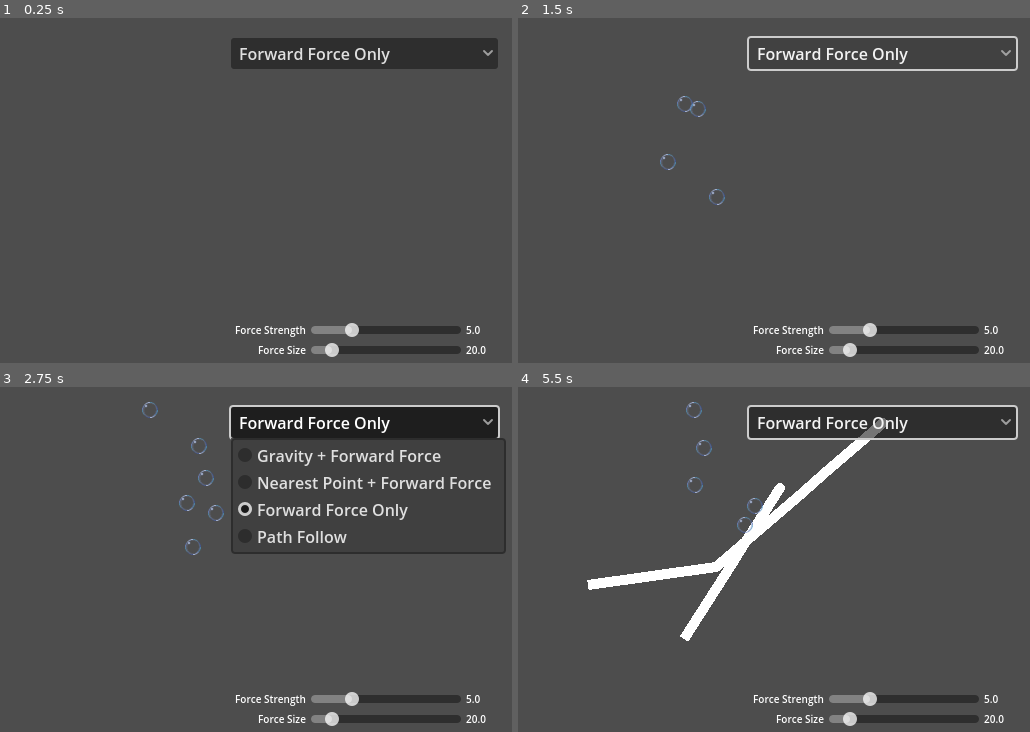
Above: before the commit, frames 1-4 (two rows, left to right).
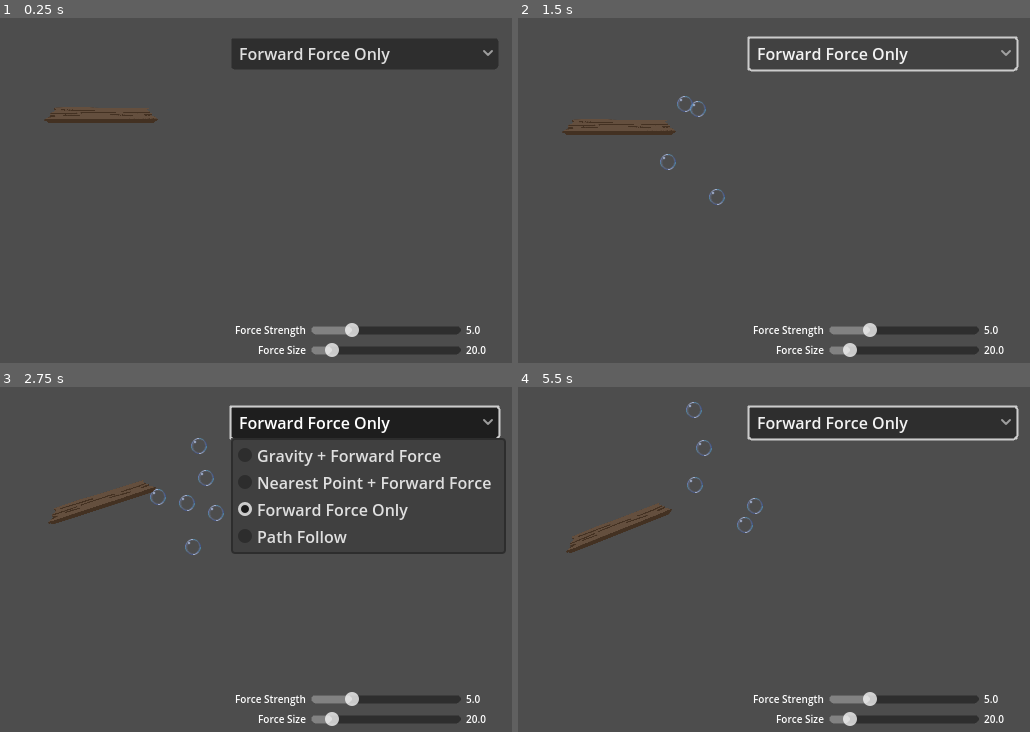
Above: after the commit, the same moments.

Repository: outrightmental/ggj25-bubble-up
Game: Godot game, scene res://scenes/miranda_experiment_currents/currents_experiment.tscn
Two runs of this game, one before a commit and one after it. Both use one fixed random seed, a clock stepped at 60 frames per second and the inputs below. This scene is started directly instead of the project's main scene.
Inputs (mouse positions are in pixels of both pictures, inside the frame that each line leads up to):
- Up to frame 1 (0.25 s): no input
- Up to frame 2 (1.5 s): click "Forward Force Only" at 0.5 s; click "Forward Force Only" at 1.25 s
- Up to frame 3 (2.75 s): click "Forward Force Only" at 2 s
- Up to frame 4 (5.5 s): drag from (717, 566) to (881, 421) at 2.77 s; drag from (589, 583) to (717, 566) at 3.52 s; move the mouse to (779, 487) at 4.27 s; click (779, 487) at 4.35 s; drag from (681, 638) to (779, 487) at 5.02 s

The runs differ from the first frame. In frame 1, 0.4% of the frame differs, in the area x 8-68%, y 26-98%; in frame 2, 1.1%; in frame 3, 0.8%; in frame 4, 3.9%, in the area x 9-98%, y 5-98%.

Commit message:
implement nearest point calc

Diff:
--- a/global.gd
+++ b/global.gd
@@ -55,6 +55,10 @@
 	set(v):
 		current_f_size = v
 		emit_signal('current_param_changed', 'current_f_size', v)
+var current_n_influence := 0.0:
+	set(v):
+		current_n_influence = v
+		emit_signal('current_param_changed', 'current_n_influence', v)
 
 func set_currents_behavior(value: CurrentBehavior):
 	currents_behavior = value
--- a/models/currents/current.gd
+++ b/models/currents/current.gd
@@ -4,8 +4,9 @@
 
 @export var lifetime := 3.0
 
-@onready var curve = $Line2D
+@onready var line = $Line2D
 @onready var timer = $Timer
+@onready var path = $Path2D
 
 enum ForceDirectionMode {
 	PREV_TO_CURRENT = 0,
@@ -14,8 +15,8 @@
 
 @export var force_direction_mode = ForceDirectionMode.CURRENT_TO_NEXT
 
-# var POINT_DRAW_TIMEOUT = 0.0005
-# var point_draw_counter = 0
+var POINT_DRAW_TIMEOUT = 0.004
+var point_draw_counter = 0
 
 var initial_point: Vector2 = Vector2.ZERO
 
@@ -24,9 +25,12 @@
 
 var is_active := false
 
+var curve: Curve2D = Curve2D.new()
+
 func _ready():
 	create_point(initial_point)
 	timer.wait_time = lifetime
+	path.curve = curve
 	is_active = true
 
 func init_with(mouse_pos: Vector2):
@@ -35,23 +39,28 @@
 	return self
 
 func create_point(pos: Vector2):
+	line.add_point(pos)
 	curve.add_point(pos)
 
 	# Calculate force
 	if force_direction_mode == ForceDirectionMode.PREV_TO_CURRENT:
 		var directional = pos - previous_point_coords
-		var new_current_point = CurrentPointScene.instantiate().init_with(pos, directional)
-		add_child(new_current_point)
+		var new_current_point = init_new_current_point(pos, directional)
 		previous_point_coords = pos
 		previous_point = new_current_point
 	else:
 		var directional = pos - previous_point_coords
-		var new_current_point = CurrentPointScene.instantiate().init_with(pos, Vector2.ZERO)
-		add_child(new_current_point)
+		var new_current_point = init_new_current_point(pos, Vector2.ZERO)
 		if previous_point != null:
 			previous_point.update_direction(directional)
 		previous_point_coords = pos
 		previous_point = new_current_point
+
+func init_new_current_point(pos, directional):
+	var new_current_point = CurrentPointScene.instantiate().init_with(pos, directional, self)
+	add_child(new_current_point)
+	new_current_point.connect('path_follower_added', _on_path_follower_added)
+	return new_current_point
 
 func draw_point():
 	create_point(get_global_mouse_position())
@@ -76,3 +85,10 @@
 
 func _on_timer_timeout() -> void:
 	cleanup()
+
+func _on_path_follower_added(follower: Node2D, path_follow_node: PathFollow2D):
+	path.add_child(path_follow_node)
+
+func get_object_nearest_point_offset(object: Node2D):
+	var obj_pos = to_local(object.global_position)
+	return curve.get_closest_offset(obj_pos)
--- a/models/currents/current.tscn
+++ b/models/currents/current.tscn
@@ -2,18 +2,17 @@
 
 [ext_resource type="Script" path="res://models/currents/current.gd" id="1_vbsca"]
 
-[sub_resource type="ParticleProcessMaterial" id="ParticleProcessMaterial_tcv4g"]
-particle_flag_disable_z = true
-gravity = Vector3(0, 98, 0)
+[sub_resource type="Curve2D" id="Curve2D_y5l4c"]
 
 [node name="Current" type="Node2D"]
 script = ExtResource("1_vbsca")
 
+[node name="Path2D" type="Path2D" parent="."]
+curve = SubResource("Curve2D_y5l4c")
+
 [node name="Line2D" type="Line2D" parent="."]
+visible = false
 joint_mode = 2
-
-[node name="GPUParticles2D" type="GPUParticles2D" parent="Line2D"]
-process_material = SubResource("ParticleProcessMaterial_tcv4g")
 
 [node name="Timer" type="Timer" parent="."]
 one_shot = true
--- /dev/null
+++ b/models/currents/current_path_follow.gd
@@ -0,0 +1,10 @@
+extends PathFollow2D
+
+@onready var remote_transform = $RemoteTransform2D
+var follower: NodePath
+
+func set_follower(path: NodePath):
+	follower = path
+
+func _ready():
+	remote_transform.remote_path = follower
--- /dev/null
+++ b/models/currents/current_path_follow.tscn
@@ -0,0 +1,8 @@
+[gd_scene load_steps=2 format=3 uid="uid://ctoaqwlcuknwl"]
+
+[ext_resource type="Script" path="res://models/currents/current_path_follow.gd" id="1_st2y1"]
+
+[node name="CurrentPathFollow" type="PathFollow2D"]
+script = ExtResource("1_st2y1")
+
+[node name="RemoteTransform2D" type="RemoteTransform2D" parent="."]
--- a/models/currents/current_point.gd
+++ b/models/currents/current_point.gd
@@ -1,43 +1,61 @@
-class_name CurrentPoint extends Area2D
+class_name CurrentPoint extends Node2D
+
+signal path_follower_added(follower: Node2D, path_follow_node: PathFollow2D)
 
 const DECAY_FACTOR = 200.0
 
 var force_strength = 0.0
+var nearest_point_influence = 0.0
+
+var CurrentPathFollowScene: PackedScene = preload('res://models/currents/current_path_follow.tscn')
 
 var direction := Vector2.ZERO
 @onready var force_emitter = $ForceEmitter
-@onready var gravity_shape = $CollisionShape2D
+@onready var gravity_detector = $GravityDetector
+@onready var gravity_shape = $GravityDetector/CollisionShape2D
 @onready var force_shape = $ForceEmitter/CollisionShape2D
 
-func init_with(pos: Vector2, p_direction: Vector2):
+var parent_current = null
+
+func init_with(pos: Vector2, p_direction: Vector2, current: Current):
 	position = pos
 	direction = p_direction
+	parent_current = current
 	return self
 
 func update_direction(p_direction: Vector2):
 	direction = p_direction
 	# Update force against intersecting bodies
 	for body in force_emitter.get_overlapping_bodies():
-		print('body')
 		if body.has_method('apply_central_impulse'):
 			body.apply_central_impulse(direction * force_strength)
 
 func _ready() -> void:
 	force_strength = Global.current_f_strength
+	nearest_point_influence = Global.current_n_influence
 	Global.connect('currents_behavior_changed', _on_currents_behavior_changed)
 	Global.connect('current_param_changed', _on_current_param_changed)
 	set_current_behavior(Global.currents_behavior)
 
 func _process(delta):
 	# Slowly reduce force to zero over time
-	gravity += DECAY_FACTOR * delta
-	gravity = min(gravity, 0.0)
-	if gravity == 0.0:
+	gravity_detector.gravity += DECAY_FACTOR * delta
+	gravity_detector.gravity = min(gravity_detector.gravity, 0.0)
+	if gravity_detector.gravity == 0.0:
 		queue_free()
 
 func _on_force_emitter_body_entered(body:Node2D) -> void:
-	if body.has_method('apply_central_impulse'):
-		body.apply_central_impulse(direction * force_strength)
+	if Global.currents_behavior == Global.CurrentBehavior.PATH_FOLLOW:
+		var new_path_follow = CurrentPathFollowScene.instantiate()
+		new_path_follow.set_follower(body.get_path())
+		emit_signal('path_follower_added', body, new_path_follow)
+	elif Global.currents_behavior == Global.CurrentBehavior.NEAREST_POINT_FORWARD_FORCE:
+		if body.has_method('apply_central_impulse'):
+			var vacuum_force = position - body.global_position
+			body.apply_central_impulse(direction * force_strength + vacuum_force * nearest_point_influence)
+	else:
+		if body.has_method('apply_central_impulse'):
+			body.apply_central_impulse(direction * force_strength)
 
 func _on_currents_behavior_changed(value: Global.CurrentBehavior):
 	set_current_behavior(value)
@@ -45,19 +63,19 @@
 func set_current_behavior(value: Global.CurrentBehavior):
 	match value:
 		Global.CurrentBehavior.GRAVITY_FORWARD_FORCE:
-			gravity_space_override = SpaceOverride.SPACE_OVERRIDE_REPLACE
+			gravity_detector.gravity_space_override = Area2D.SpaceOverride.SPACE_OVERRIDE_REPLACE
 		Global.CurrentBehavior.NEAREST_POINT_FORWARD_FORCE:
-			gravity_space_override = SpaceOverride.SPACE_OVERRIDE_DISABLED
+			gravity_detector.gravity_space_override = Area2D.SpaceOverride.SPACE_OVERRIDE_DISABLED
 		Global.CurrentBehavior.PATH_FOLLOW:
-			pass
+			gravity_detector.gravity_space_override = Area2D.SpaceOverride.SPACE_OVERRIDE_DISABLED
 		Global.CurrentBehavior.FORWARD_FORCE_ONLY, _:
-			gravity_space_override = SpaceOverride.SPACE_OVERRIDE_DISABLED
+			gravity_detector.gravity_space_override = Area2D.SpaceOverride.SPACE_OVERRIDE_DISABLED
 
 func _on_current_param_changed(param_name: String, value: float):
 	match param_name:
 		'current_g_strength':
 			prints('changing gravity to', value)
-			gravity = value
+			gravity_detector.gravity = value
 		'current_g_size':
 			prints('changing gravity size to', value)
 			gravity_shape.shape.radius = value
@@ -67,3 +85,6 @@
 		'current_f_size':
 			prints('changing force size to', value)
 			force_shape.shape.radius = value
+		'current_n_influence':
+			prints('changing nearest point influence to', value)
+			nearest_point_influence = value
--- a/models/currents/current_point.tscn
+++ b/models/currents/current_point.tscn
@@ -8,15 +8,17 @@
 [sub_resource type="CircleShape2D" id="CircleShape2D_g3w6a"]
 radius = 30.0
 
-[node name="CurrentPoint" type="Area2D"]
+[node name="CurrentPoint" type="Node2D"]
+script = ExtResource("1_2d4lu")
+
+[node name="GravityDetector" type="Area2D" parent="."]
 gravity_space_override = 1
 gravity_point = true
 gravity_point_center = Vector2(0, 0)
 gravity_direction = Vector2(0, 0)
 gravity = -200.0
-script = ExtResource("1_2d4lu")
 
-[node name="CollisionShape2D" type="CollisionShape2D" parent="."]
+[node name="CollisionShape2D" type="CollisionShape2D" parent="GravityDetector"]
 shape = SubResource("CircleShape2D_kkcd7")
 
 [node name="ForceEmitter" type="Area2D" parent="."]
--- a/models/movable/movable_plank.tscn
+++ b/models/movable/movable_plank.tscn
@@ -3,7 +3,7 @@
 [ext_resource type="Script" path="res://models/movable/movable.gd" id="1_hdwxx"]
 [ext_resource type="Texture2D" uid="uid://ctjkek2sy7t3h" path="res://assets/plank_test.png" id="2_658lm"]
 
-[node name="RigidBody2D" type="RigidBody2D"]
+[node name="RigidBody2D2" type="RigidBody2D"]
 mass = 25.0
 gravity_scale = 0.05
 freeze_mode = 1
--- a/project.godot
+++ b/project.godot
@@ -23,7 +23,9 @@
 
 window/size/viewport_width=640
 window/size/viewport_height=360
+window/size/resizable=false
 window/stretch/mode="viewport"
+window/stretch/scale_mode="integer"
 
 [input]
 
@@ -39,3 +41,4 @@
 renderer/rendering_method.mobile="gl_compatibility"
 anti_aliasing/quality/msaa_2d=1
 2d/snap/snap_2d_transforms_to_pixel=true
+2d/snap/snap_2d_vertices_to_pixel=true
--- a/scenes/miranda_experiment_currents/currents_experiment.tscn
+++ b/scenes/miranda_experiment_currents/currents_experiment.tscn
@@ -1,9 +1,10 @@
-[gd_scene load_steps=5 format=3 uid="uid://ccxygjcelwpxa"]
+[gd_scene load_steps=6 format=3 uid="uid://ccxygjcelwpxa"]
 
-[ext_resource type="PackedScene" uid="uid://cdwvrae81naga" path="res://models/bubble/bubble_emitter.tscn" id="1_akn24"]
+[ext_resource type="PackedScene" path="res://models/bubble/bubble_emitter.tscn" id="1_akn24"]
 [ext_resource type="PackedScene" uid="uid://du0bix06fta8k" path="res://models/currents/current_detector.tscn" id="1_lvb3o"]
 [ext_resource type="Script" path="res://scenes/miranda_experiment_currents/physics_selector.gd" id="3_7jgml"]
 [ext_resource type="Script" path="res://scenes/miranda_experiment_currents/param_sliders.gd" id="4_4tnk3"]
+[ext_resource type="PackedScene" uid="uid://d4cmqk53ynl56" path="res://models/movable/movable_plank.tscn" id="5_kfx50"]
 
 [node name="CurrentsExperiment" type="Node2D"]
 
@@ -155,8 +156,38 @@
 theme_override_font_sizes/font_size = 10
 text = "0.0"
 
+[node name="NearestPointInfluence" type="HBoxContainer" parent="Controls/MarginContainer/VBoxContainer/Sliders"]
+layout_mode = 2
+size_flags_horizontal = 8
+size_flags_vertical = 10
+theme_override_constants/separation = 5
+
+[node name="Label" type="Label" parent="Controls/MarginContainer/VBoxContainer/Sliders/NearestPointInfluence"]
+layout_mode = 2
+theme_override_font_sizes/font_size = 10
+text = "Nearest Point Influence"
+
+[node name="Slider" type="HSlider" parent="Controls/MarginContainer/VBoxContainer/Sliders/NearestPointInfluence"]
+custom_minimum_size = Vector2(150, 0)
+layout_mode = 2
+size_flags_horizontal = 8
+size_flags_vertical = 10
+max_value = 20.0
+step = 0.1
+value = 1.0
+
+[node name="Value" type="Label" parent="Controls/MarginContainer/VBoxContainer/Sliders/NearestPointInfluence"]
+custom_minimum_size = Vector2(32, 0)
+layout_mode = 2
+theme_override_font_sizes/font_size = 10
+text = "0.0"
+
+[node name="RigidBody2D2" parent="." instance=ExtResource("5_kfx50")]
+position = Vector2(224, 95)
+
 [connection signal="item_selected" from="Controls/MarginContainer/VBoxContainer/PhysicsSelector" to="Controls/MarginContainer/VBoxContainer/PhysicsSelector" method="_on_item_selected"]
 [connection signal="value_changed" from="Controls/MarginContainer/VBoxContainer/Sliders/GravityStrength/Slider" to="Controls/MarginContainer/VBoxContainer/Sliders" method="_on_g_strength_slider_value_changed"]
 [connection signal="value_changed" from="Controls/MarginContainer/VBoxContainer/Sliders/GravitySize/Slider" to="Controls/MarginContainer/VBoxContainer/Sliders" method="_on_g_size_slider_value_changed"]
 [connection signal="value_changed" from="Controls/MarginContainer/VBoxContainer/Sliders/ForceStrength/Slider" to="Controls/MarginContainer/VBoxContainer/Sliders" method="_on_f_strength_slider_value_changed"]
 [connection signal="value_changed" from="Controls/MarginContainer/VBoxContainer/Sliders/ForceSize/Slider" to="Controls/MarginContainer/VBoxContainer/Sliders" method="_on_f_size_slider_value_changed"]
+[connection signal="value_changed" from="Controls/MarginContainer/VBoxContainer/Sliders/NearestPointInfluence/Slider" to="Controls/MarginContainer/VBoxContainer/Sliders" method="_on_n_point_slider_value_changed"]
--- a/scenes/miranda_experiment_currents/param_sliders.gd
+++ b/scenes/miranda_experiment_currents/param_sliders.gd
@@ -4,6 +4,7 @@
 @onready var g_size_label = $GravitySize
 @onready var f_size_label = $ForceSize
 @onready var f_strength_label = $ForceStrength
+@onready var n_point_label = $NearestPointInfluence
 
 func get_value_label_node(label: Node):
 	return label.get_node('Value')
@@ -18,6 +19,7 @@
 	Global.current_g_size = get_current_value(g_size_label)
 	Global.current_f_size = get_current_value(f_size_label)
 	Global.current_f_strength = get_current_value(f_strength_label)
+	Global.current_n_influence = get_current_value(n_point_label)
 	update_labels()
 	_on_currents_behavior_changed(Global.currents_behavior)
 
@@ -26,6 +28,7 @@
 	get_value_label_node(g_size_label).text = str(Global.current_g_size).pad_decimals(1)
 	get_value_label_node(f_size_label).text = str(Global.current_f_size).pad_decimals(1)
 	get_value_label_node(f_strength_label).text = str(Global.current_f_strength).pad_decimals(1)
+	get_value_label_node(n_point_label).text = str(Global.current_n_influence).pad_decimals(1)
 
 func _on_f_strength_slider_value_changed(value:float) -> void:
 	Global.current_f_strength = value
@@ -43,6 +46,10 @@
 	Global.current_f_size = value
 	update_labels()
 
+func _on_n_point_slider_value_changed(value:float) -> void:
+	Global.current_n_influence = value
+	update_labels()
+
 func _on_currents_behavior_changed(value: Global.CurrentBehavior):
 	match value:
 		Global.CurrentBehavior.GRAVITY_FORWARD_FORCE:
@@ -50,23 +57,28 @@
 			g_size_label.visible = true
 			f_size_label.visible = true
 			f_strength_label.visible = true
+			n_point_label.visible = false
 		Global.CurrentBehavior.NEAREST_POINT_FORWARD_FORCE:
 			g_strength_label.visible = false
 			g_size_label.visible = false
 			f_size_label.visible = true
 			f_strength_label.visible = true
+			n_point_label.visible = true
 		Global.CurrentBehavior.FORWARD_FORCE_ONLY:
 			g_strength_label.visible = false
 			g_size_label.visible = false
 			f_size_label.visible = true
+			n_point_label.visible = false
 			f_strength_label.visible = true
 		Global.CurrentBehavior.PATH_FOLLOW:
 			g_strength_label.visible = false
 			g_size_label.visible = false
 			f_size_label.visible = true
 			f_strength_label.visible = true
+			n_point_label.visible = false
 		_:
 			g_strength_label.visible = true
 			g_size_label.visible = true
 			f_size_label.visible = true
 			f_strength_label.visible = true
+			n_point_label.visible = true
